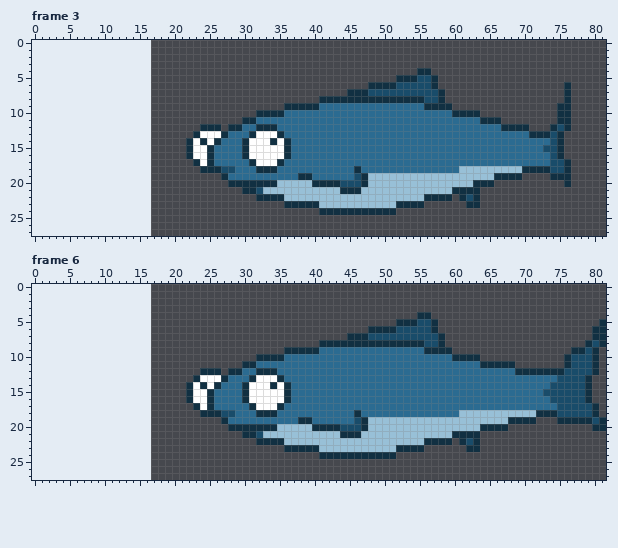
Pixel-art file -- Images/fish/fish1.aseprite. This is how it looked before the edit.
80x32 pixels, 6 frames. Shown: frame 3, frame 6. The old version is drawn lined up with the new one, on the new canvas. The commit also changed other frames, which this record leaves out.
The result:
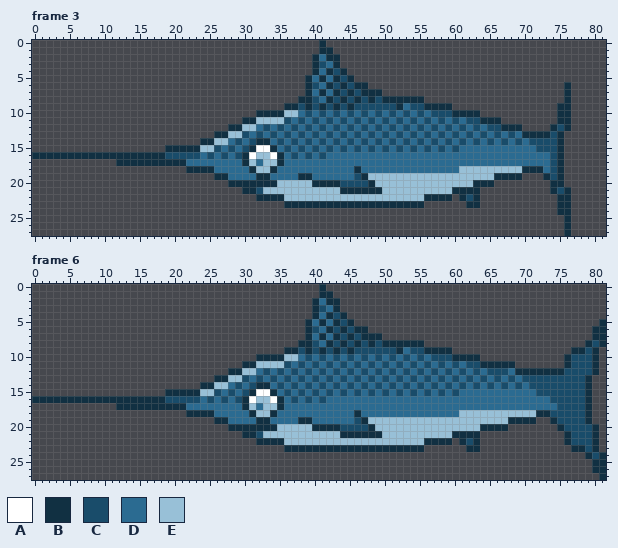
Palette (. is transparent): A #ffffff  B #113042  C #194c6a  D #2b6b91  E #98c0d7
The edit:
canvas 80x32 -> 82x28, the old top-left corner now at 17,0 (the part of the old canvas that was cut away was empty and is not shown)
Changed rows in their new state; - is an unchanged pixel.
Frame 3:
first column x 0:
 0 -----------------------------------------B-----------------------------------
 1 -----------------------------------------BB----------------------------------
 2 ----------------------------------------BDBB---------------------------------
 3 ----------------------------------------BCDB---------------------------------
 4 ----------------------------------------BDBCB----------..--------------------
 5 ---------------------------------------BDBDBCB------......-------------------
 6 ---------------------------------------BCDBCBCBB..........-------------------
 7 ---------------------------------------BDBDBC-C-BB.........------------------
 8 --------------------------------------BBCD-C-C-C-C------...------------------
 9 --------------------------------------C-CBCBCBCCCCCCB-CC---------------------
10 ------------------------------------EE-C-C-C-C-C-C-C-C-C-CCC-----------------
11 --------------------------------EEEEC-C-C-C-C-C-C-C-C-C-C-C-C-CC-------------
12 ------------------------...---EEDCDC-C-C-C-C-C-C-C-C-C-C-C-C-C-C-CC---.------
13 -----------------------...B-EECDCDCDC-C-C-C-C-C-C-C-C-C-C-C-C-C-C-C-C-B------
14 ----------------------..-BEE-CDCBBDCDC-C-C-C-C-C-C-C-C-C-C-C-C-C-C-C-C-CCC---
15 -------------------BBB-BEEC-C-CB--BDC-C-C-C-C-C-C-C-C-C-C-C-C-----------C----
16 BBBBBBBBBBBBBBBBBBBCCCCCDC-C-C--EE-BDC-C-C-----------------------------------
17 ------------BBBBBBBBBBDDDD----BEDEE----------------------------------------B.
18 ----------------------BB--DDD--BEE---------------------------------------D-B.
19 --------------------------B-----BB---------------------------------------BC-.
20 -----------------------------------------------CB-------------------------BB.
21 -----------------------------------------------BBB------------------------BCB
22 ---------------------------------------------------------------------------BB
23 -----------------------------------------BBBBBBBBBBB-----------------------BB
24 -----------------------------------------...........-----------------------BB
25 ----------------------------------------------------------------------------B
26 ----------------------------------------------------------------------------B
27 ----------------------------------------------------------------------------B
Frame 6:
first column x 0:
 0 -----------------------------------------B----------------------------------------
 1 -----------------------------------------BB---------------------------------------
 2 ----------------------------------------BDBB--------------------------------------
 3 ----------------------------------------BCDB--------------------------------------
 4 ----------------------------------------BDBCB----------..-------------------------
 5 ---------------------------------------BDBDBCB------......------------------------
 6 ---------------------------------------BCDBCBCBB..........------------------------
 7 ---------------------------------------BDBDBC-C-BB.........-----------------------
 8 --------------------------------------BBCD-C-C-C-C------...-----------------------
 9 --------------------------------------C-CBCBCBCCCCCCB-CC--------------------------
10 ------------------------------------EE-C-C-C-C-C-C-C-C-C-CCC----------------------
11 --------------------------------EEEEC-C-C-C-C-C-C-C-C-C-C-C-C-CC------------------
12 ------------------------...---EEDCDC-C-C-C-C-C-C-C-C-C-C-C-C-C-C-CCC--------------
13 -----------------------...B-EECDCDCDC-C-C-C-C-C-C-C-C-C-C-C-C-C-C-C-C-CCCCC-------
14 ----------------------..-BEE-CDCBBDCDC-C-C-C-C-C-C-C-C-C-C-C-C-C-C-C-C-CCC--------
15 -------------------BBB-BEEC-C-CB--BDC-C-C-C-C-C-C-C-C-C-C-C-C-----------C---------
16 BBBBBBBBBBBBBBBBBBBCCCCCDC-C-C--EE-BDC-C-C----------------------------------------
17 ------------BBBBBBBBBBDDDD----BEDEE--------------------------------------------B.-
18 ----------------------BB--DDD--BEE----------------------------------------C----B.-
19 --------------------------B-----BB----------------------------------------BCCCC-..
20 -----------------------------------------------CB--------------------------BCCCC-.
21 -----------------------------------------------BBB--------------------------BCCCB-
22 ----------------------------------------------------------------------------BCCCB-
23 -----------------------------------------BBBBBBBBBBB-------------------------BBCB-
24 -----------------------------------------...........---------------------------BCB
25 --------------------------------------------------------------------------------BB
26 --------------------------------------------------------------------------------BB
27 ---------------------------------------------------------------------------------B
